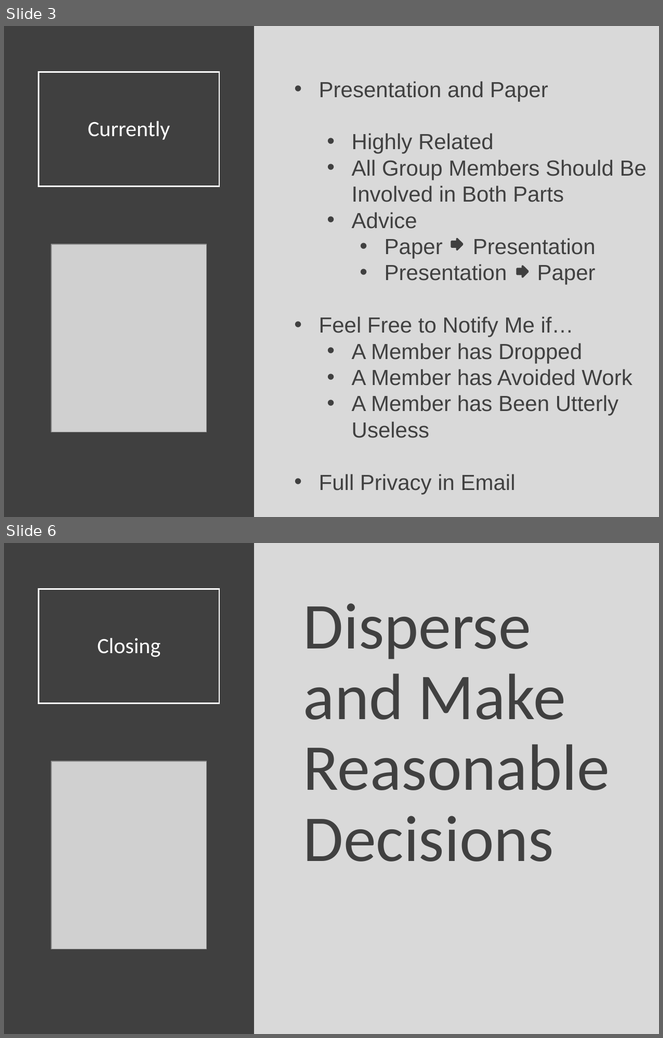
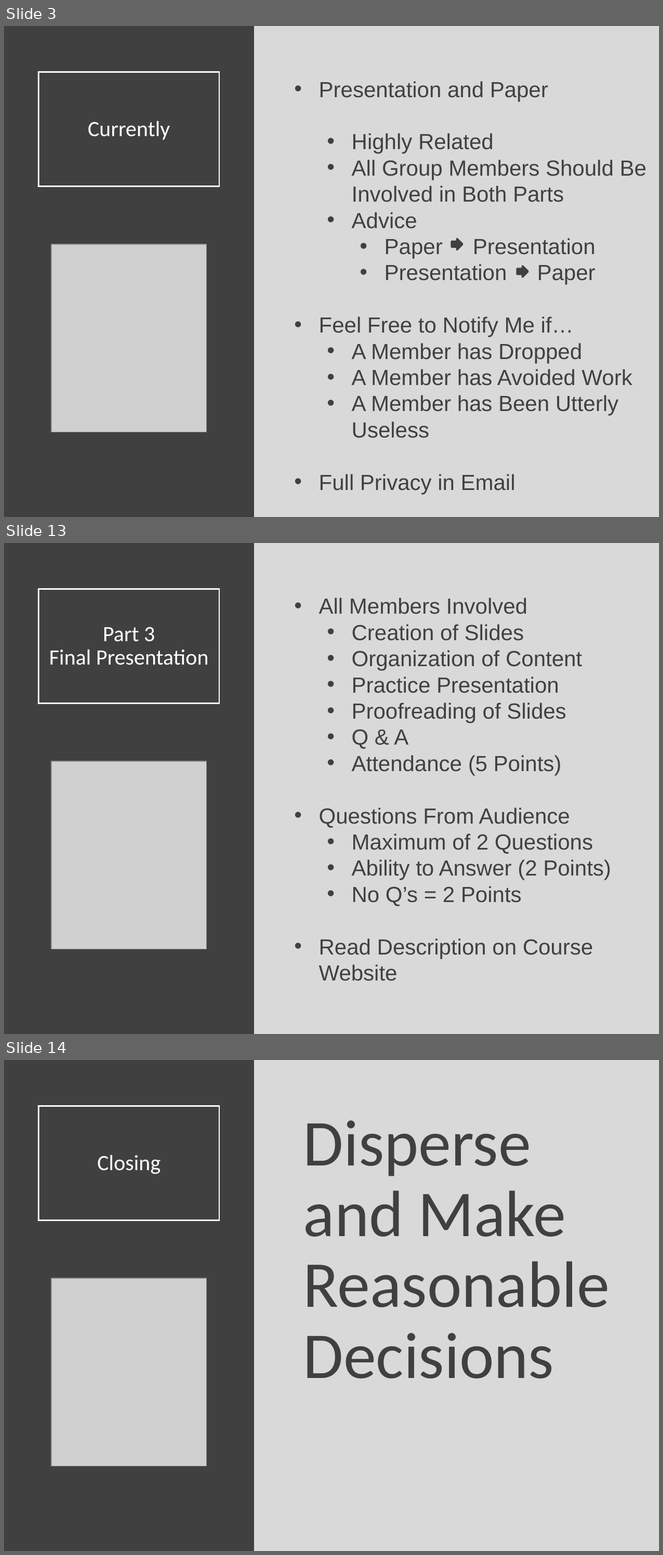
Before and after one commit to Yixf-Self/STOR320_WEBSITE, a slide deck: Lecture/Lecture 26/Lecture 26.pptx. Shown one above the other, each under a label of ours: slides 3 and 6 before the commit, slides 3, 13 and 14 after it; the slides between them are not shown. The pictures are 663x1038 and 663x1555 pixels, drawn with LibreOffice and Linux fonts; fonts in the diff are those of the drawing; grey boxes stand for pictures. Boxes give left, top, right and bottom in pixels: in the first picture for what was removed or moved away, otherwise in the second. Text is boxed around its words. In the diff, an @@ line names an element or a change of style, - is before the commit and + after.

```diff
--- a/Lecture/Lecture 26/Lecture 26.pptx
+++ b/Lecture/Lecture 26/Lecture 26.pptx
@@ slide 13 added at (x1=4, y1=543, x2=659, y2=1034), background #D9D9D9 @@
@@ rectangle added at (x1=4, y1=543, x2=254, y2=1034), fill #404040 @@
@@ title added at (x1=39, y1=589, x2=220, y2=704), outline #FFFFFF 1.5 pt, 24 pt, text #FFFFFF @@
+Part 3
+Final Presentation
@@ text added at (x1=319, y1=598, x2=611, y2=981), 24 pt, text #404040 @@
+• All Members Involved
+  • Creation of Slides
+  • Organization of Content
+  • Practice Presentation
+  • Proofreading of Slides
+  • Q & A
+  • Attendance (5 Points)
+• Questions From Audience
+  • Maximum of 2 Questions
+  • Ability to Answer (2 Points)
+  • No Q’s = 2 Points
+• Read Description on Course Website
@@ picture added at (x1=51, y1=761, x2=206, y2=949) @@
@@ what was slide 6 is now slide 14 @@
```
Also in this commit, not shown: 3 slides changed, 7 other slides added, 8 other files.
